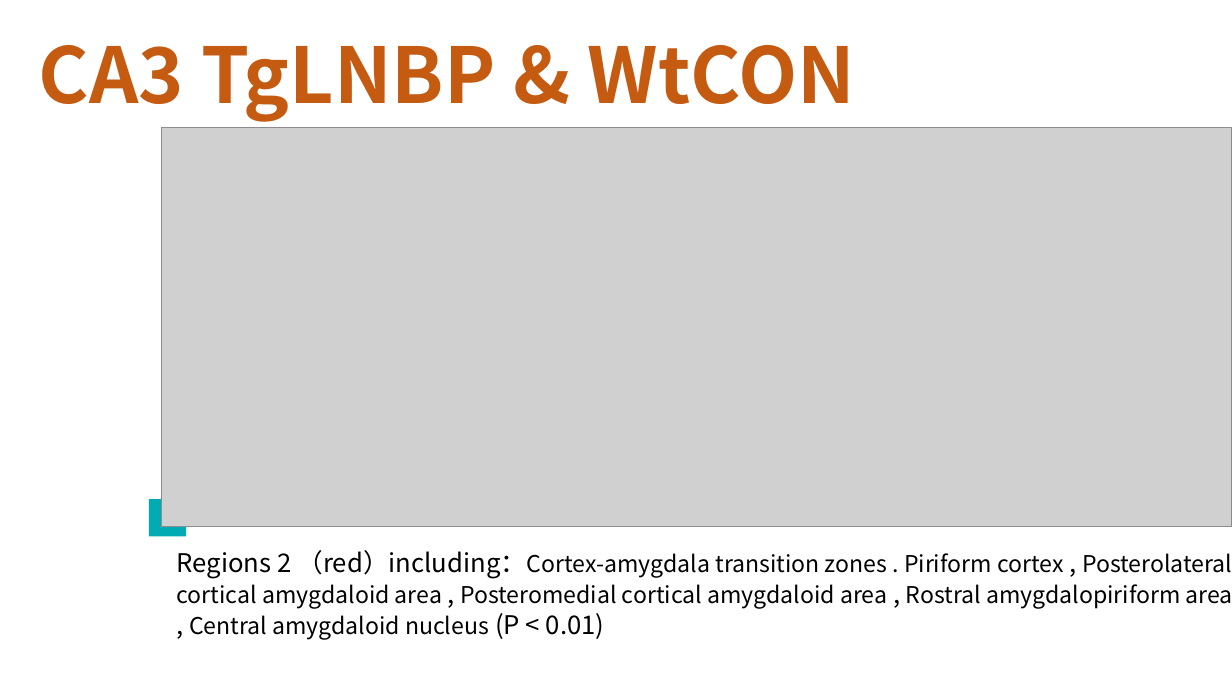
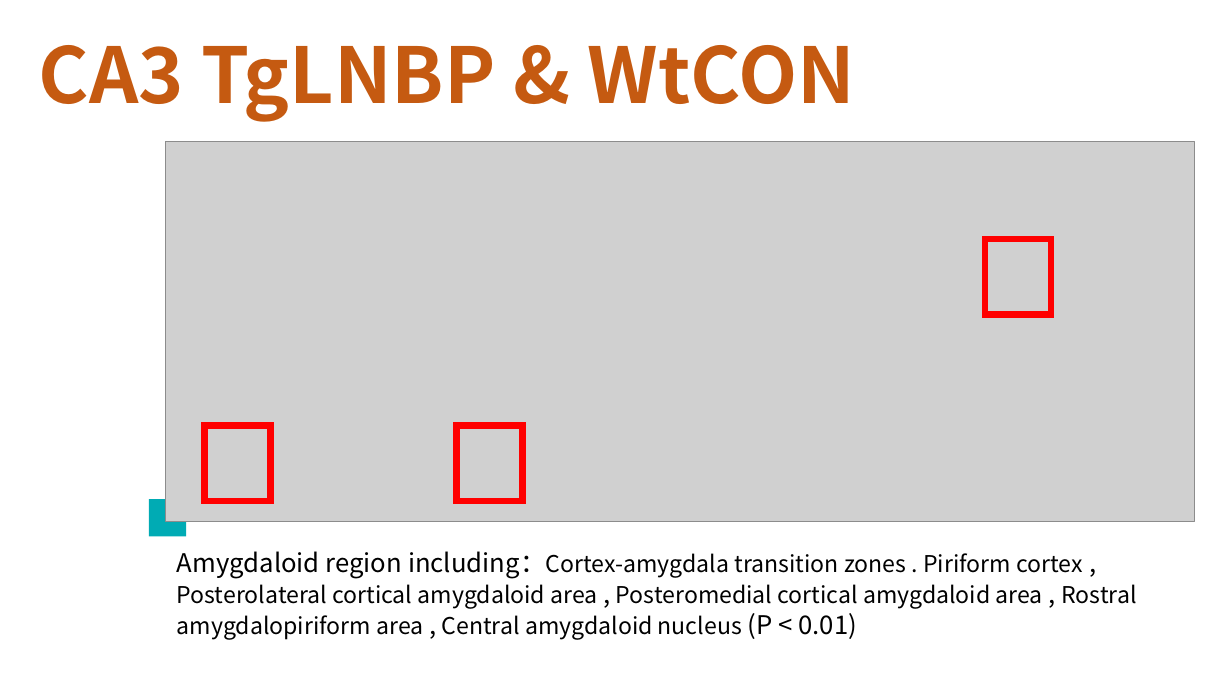
Before and after one commit to lsyoath/sheepy, a slide deck: slide 5 of MouseResting.pptx. Drawn at 1232x693 pixels with LibreOffice and Linux fonts; fonts in the diff are those of the drawing; grey boxes stand for pictures. Boxes give left, top, right and bottom in pixels: in the first picture for what was removed or moved away, otherwise in the second. Text is boxed around its words. In the diff, an @@ line names an element or a change of style, - is before the commit and + after.

```diff
--- a/MouseResting.pptx
+++ b/MouseResting.pptx
@@ picture: place and size @@
-picture at box(161, 128, 1232, 527)
+picture at box(166, 141, 1195, 521)
@@ rectangle added at box(985, 239, 1051, 315), outline #FF0000 5 pt @@
@@ rectangle added at box(204, 426, 270, 502), outline #FF0000 5 pt @@
@@ rectangle added at box(457, 426, 522, 502), outline #FF0000 5 pt @@
@@ text at box(177, 551, 1136, 639): text changed @@
-Regions 2 （red）including：Cortex-amygdala transition zones . Piriform cortex , Posterolateral cortical amygdaloid area , Posteromedial cortical amygdaloid area , Rostral amygdalopiriform area , Central amygdaloid nucleus (P < 0.01)
+Amygdaloid region including：Cortex-amygdala transition zones . Piriform cortex , Posterolateral cortical amygdaloid area , Posteromedial cortical amygdaloid area , Rostral amygdalopiriform area , Central amygdaloid nucleus (P < 0.01)
```
Also in this commit, not shown: 3 other slides changed, 4 slides added, 4 slides removed, 5 other files.
